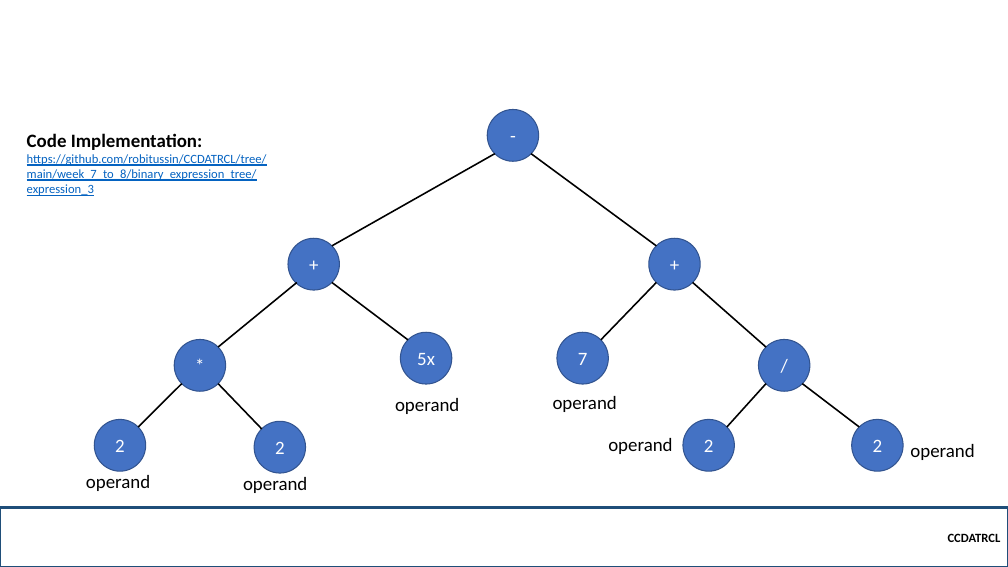
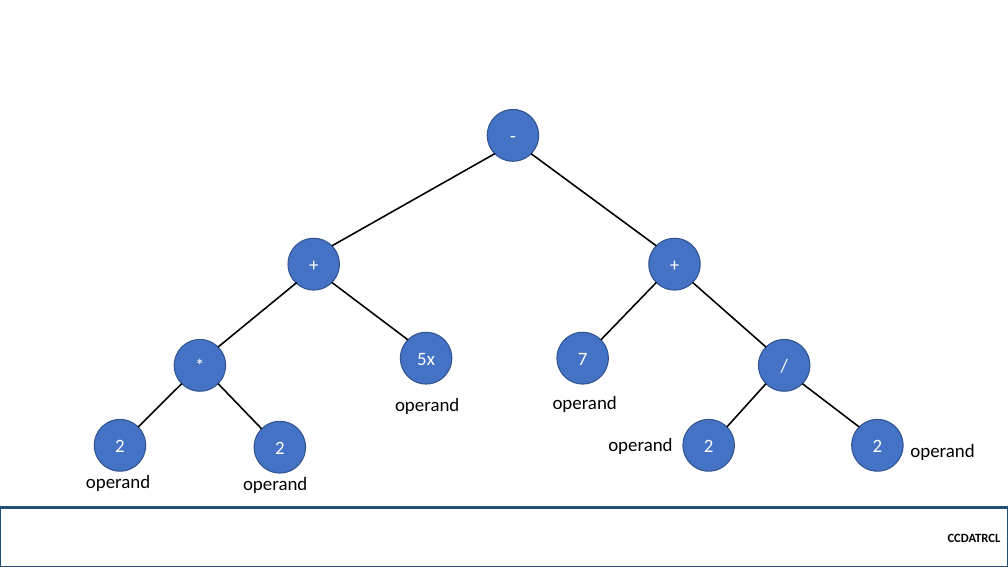
Before and after one commit to robitussin/CCDATRCL, a slide deck: slide 12 of 8 - Binary Search Tree and Heap/Binary Expression Tree.pptx. Drawn at 1008x567 pixels with LibreOffice and Linux fonts; fonts in the diff are those of the drawing; grey boxes stand for pictures; background and template pictures are left out. Boxes give left, top, right and bottom in pixels: in the first picture for what was removed or moved away, otherwise in the second. Text is boxed around its words. In the diff, an @@ line names an element or a change of style, - is before the commit and + after.

Commit message:
added sample of expression tree

```diff
--- a/8 - Binary Search Tree and Heap/Binary Expression Tree.pptx
+++ b/8 - Binary Search Tree and Heap/Binary Expression Tree.pptx
@@ text removed at <box>27,133,267,196</box> @@
-Code Implementation:
-https://github.com/robitussin/CCDATRCL/tree/main/week_7_to_8/binary_expression_tree/expression_3
```
Also in this commit, not shown: 2 other slides changed, 2 other files.
